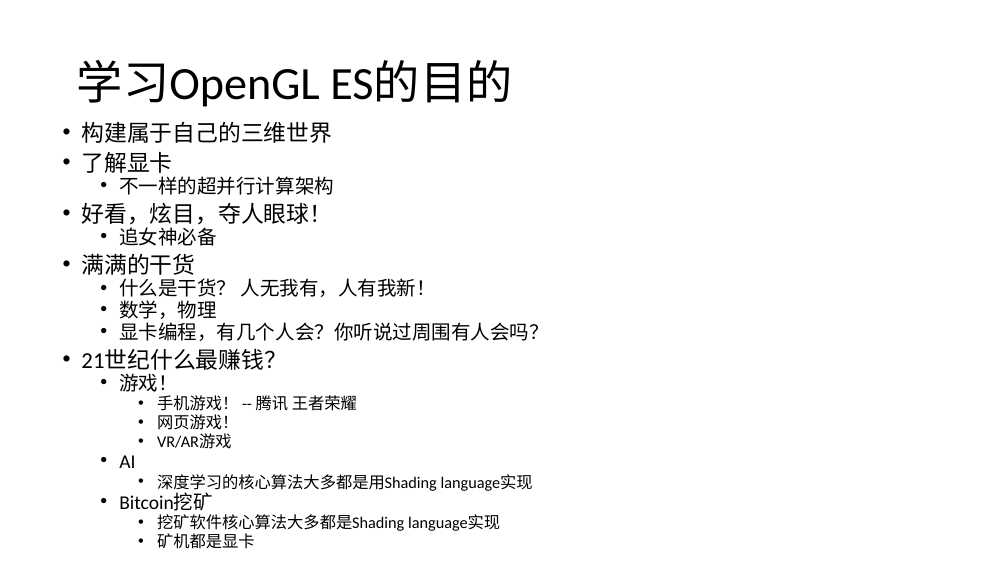
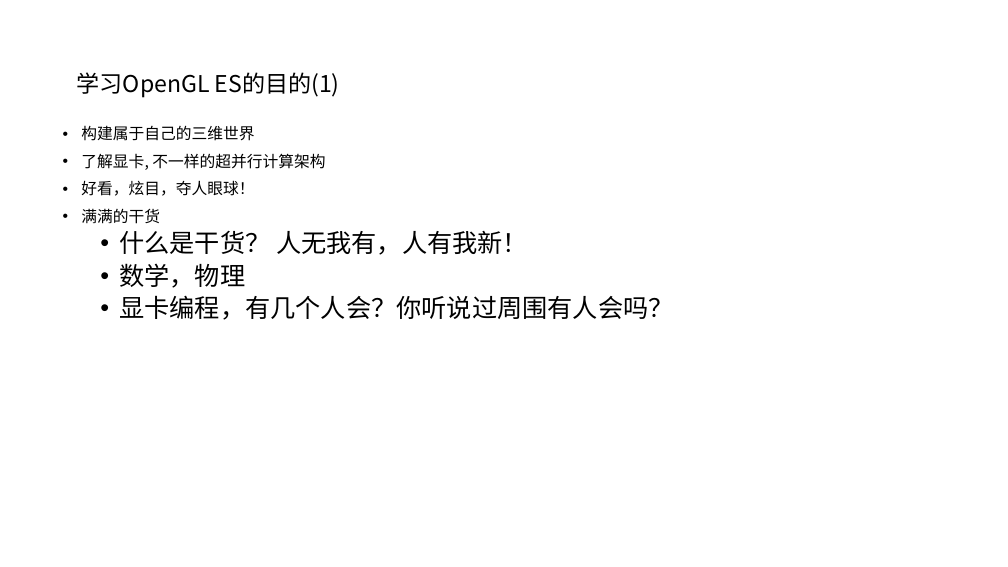
Before and after one commit to talentzxf/LearningAndroid, a slide deck: slide 2 of PPT/OpenGLTutorial_1.pptx. Drawn at 1008x567 pixels with LibreOffice and Linux fonts; fonts in the diff are those of the drawing. Boxes give left, top, right and bottom in pixels: in the first picture for what was removed or moved away, otherwise in the second. Text is boxed around its words. In the diff, an @@ line names an element or a change of style, - is before the commit and + after.

```diff
--- a/PPT/OpenGLTutorial_1.pptx
+++ b/PPT/OpenGLTutorial_1.pptx
@@ title at (77,72,340,98): text changed; size 44 to 22 pt; font Calibri to Noto Sans CJK SC @@
-学习OpenGL ES的目的
+学习OpenGL ES的目的(1)
@@ text at (81,125,673,320): size 21.7 to 15 pt in "构建属于自己的三维世界", "好看，炫目，夺人眼球！", "满满的干货"; font Calibri to Noto Sans CJK SC in "构建属于自己的三维世界", "好看，炫目，夺人眼球！", "满满的干货", "什么是干货？ 人无我有，人有我新！" and 2 more places; size 18.6 to 24 pt in "什么是干货？ 人无我有，人有我新！", "数学，物理", "显卡编程，有几个人会？你听说过周围有人会吗？"; line spacing 0.7 to 0.9 @@
@@ text at (81,153,325,170): text changed; size 18.6 to 15 pt; font Calibri to Noto Sans CJK SC @@
-• 了解显卡
-  • 不一样的超并行计算架构
+• 了解显卡, 不一样的超并行计算架构
@@ text at (119,224,217,246): paragraph removed @@
-  • 追女神必备
@@ text at (81,348,533,549): paragraphs removed @@
-• 21世纪什么最赚钱？
-  • 游戏！
-    • 手机游戏！ -- 腾讯 王者荣耀
-    • 网页游戏！
-    • VR/AR游戏
-  • AI
-    • 深度学习的核心算法大多都是用Shading language实现
-  • Bitcoin挖矿
-    • 挖矿软件核心算法大多都是Shading language实现
-    • 矿机都是显卡
```
Also in this commit, not shown: 6 other slides changed, 1 slide added, 1 other file.
